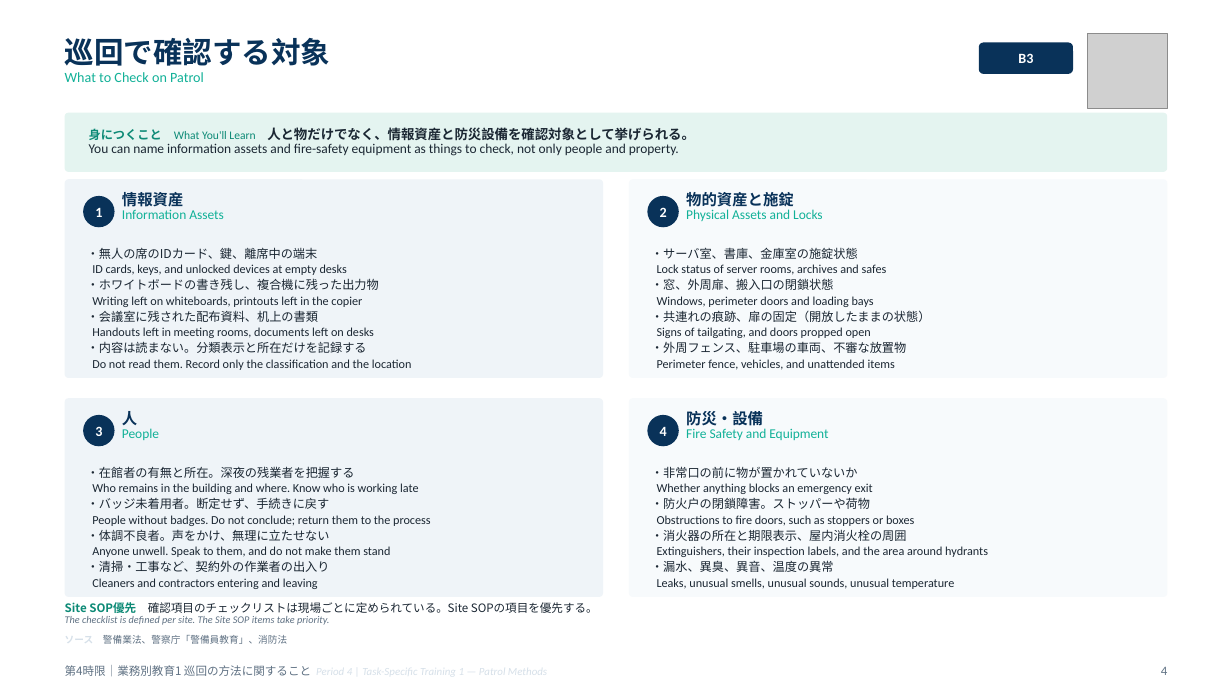
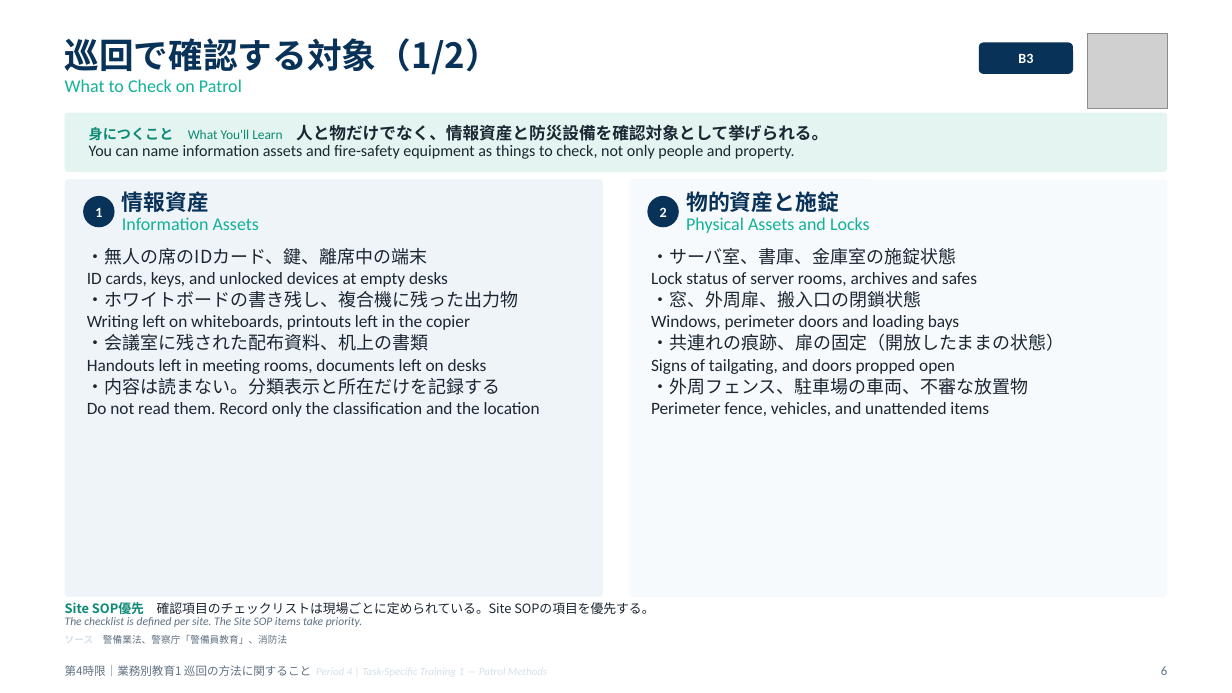
Before and after one commit to hrsmhiroshi-cpu/Training-, a slide deck: slide 6 of decks/03_4限_巡回.pptx (slide 4 before the commit). Drawn at 1232x693 pixels with LibreOffice and Linux fonts; fonts in the diff are those of the drawing; grey boxes stand for pictures. Boxes give left, top, right and bottom in pixels: in the first picture for what was removed or moved away, otherwise in the second. Text is boxed around its words. In the diff, an @@ line names an element or a change of style, - is before the commit and + after.

```diff
--- a/decks/03_4限_巡回.pptx
+++ b/decks/03_4限_巡回.pptx
@@ text at (x1=65, y1=38, x2=500, y2=75): text changed; size 23 to 27 pt @@
-巡回で確認する対象
+巡回で確認する対象（1/2）
@@ text at (x1=65, y1=79, x2=242, y2=92): size 11 to 14 pt in "What to Check on Patrol" @@
@@ text "身につくこと What You'll Learn 人と物だけでなく、情報資産と防災設備を確認対象として挙げられる。" at (x1=89, y1=124, x2=828, y2=159): size 9.5 to 11 pt in "身につくこと"; size 9 to 10.5 pt in "What You'll Learn"; size 10.5 to 13 pt in "人と物だけでなく、情報資産と防災設備を確認対象として挙げられる。"; size 10.5 to 12.5 pt in "You can name information assets and fire-safety ..." @@
@@ rounded rectangle resized from (x1=65, y1=179, x2=604, y2=378) to (x1=65, y1=179, x2=604, y2=597) @@
@@ rounded rectangle at (x1=65, y1=179, x2=604, y2=597): proportions changed @@
@@ rounded rectangle at (x1=629, y1=179, x2=1168, y2=597): proportions changed @@
@@ rounded rectangle resized from (x1=629, y1=179, x2=1168, y2=378) to (x1=629, y1=179, x2=1168, y2=597) @@
@@ text "情報資産" at (x1=122, y1=191, x2=259, y2=230): size 12 to 17 pt in "情報資産"; size 10.5 to 14 pt in "Information Assets" @@
@@ text "物的資産と施錠" at (x1=686, y1=191, x2=870, y2=233): size 12 to 17 pt in "物的資産と施錠"; size 10.5 to 14 pt in "Physical Assets and Locks" @@
@@ text "・無人の席のIDカード、鍵、離席中の端末" at (x1=87, y1=248, x2=540, y2=417): size 9.5 to 14 pt in "・無人の席のIDカード、鍵、離席中の端末", "・ホワイトボードの書き残し、複合機に残った出力物", "・会議室に残された配布資料、机上の書類", "・内容は読まない。分類表示と所在だけを記録する"; size 9.5 to 13.5 pt in "ID cards, keys, and unlocked devices at ...", "Writing left on whiteboards, printouts left in ...", "Handouts left in meeting rooms, documents left ...", "Do not read them. Record only the ..." @@
@@ text "・サーバ室、書庫、金庫室の施錠状態" at (x1=651, y1=248, x2=1064, y2=416): size 9.5 to 14 pt in "・サーバ室、書庫、金庫室の施錠状態", "・窓、外周扉、搬入口の閉鎖状態", "・共連れの痕跡、扉の固定（開放したままの状態）", "・外周フェンス、駐車場の車両、不審な放置物"; size 9.5 to 13.5 pt in "Lock status of server rooms, archives and ...", "Windows, perimeter doors and loading bays", "Signs of tailgating, and doors propped open", "Perimeter fence, vehicles, and unattended items" @@
@@ rounded rectangle removed at (x1=65, y1=398, x2=604, y2=597) @@
@@ ellipse removed at (x1=83, y1=415, x2=115, y2=446) @@
@@ text removed at (x1=122, y1=411, x2=159, y2=440) @@
-人
-People
@@ rounded rectangle removed at (x1=629, y1=398, x2=1168, y2=597) @@
@@ ellipse removed at (x1=648, y1=415, x2=679, y2=446) @@
@@ text removed at (x1=686, y1=411, x2=828, y2=440) @@
-防災・設備
-Fire Safety and Equipment
@@ text removed at (x1=95, y1=426, x2=102, y2=436) @@
-3
@@ text removed at (x1=660, y1=427, x2=667, y2=436) @@
-4
@@ text removed at (x1=87, y1=466, x2=431, y2=589) @@
-・在館者の有無と所在。深夜の残業者を把握する
-Who remains in the building and where. Know who is working late
-・バッジ未着用者。断定せず、手続きに戻す
-People without badges. Do not conclude; return them to the process
-・体調不良者。声をかけ、無理に立たせない
-Anyone unwell. Speak to them, and do not make them stand
-・清掃・工事など、契約外の作業者の出入り
-Cleaners and contractors entering and leaving
@@ text removed at (x1=651, y1=466, x2=988, y2=589) @@
-・非常口の前に物が置かれていないか
-Whether anything blocks an emergency exit
-・防火戸の閉鎖障害。ストッパーや荷物
-Obstructions to fire doors, such as stoppers or boxes
-・消火器の所在と期限表示、屋内消火栓の周囲
-Extinguishers, their inspection labels, and the area around hydrants
-・漏水、異臭、異音、温度の異常
-Leaks, unusual smells, unusual sounds, unusual temperature
@@ text "Site SOP優先 確認項目のチェックリストは現場ごとに定められている。Site SOPの項目を優先する。" at (x1=65, y1=602, x2=654, y2=627): size 9 to 10 pt in "Site SOP優先 確認項目のチェックリストは現場ごとに定められている。Site SOPの項目を優先する。"; size 8 to 9 pt in "The checklist is defined per site. The ..." @@
@@ text at (x1=1161, y1=666, x2=1167, y2=675): text changed @@
-4
+6
```
Also in this commit, not shown: 8 other slides changed, 5 slides added, 7 other files.
